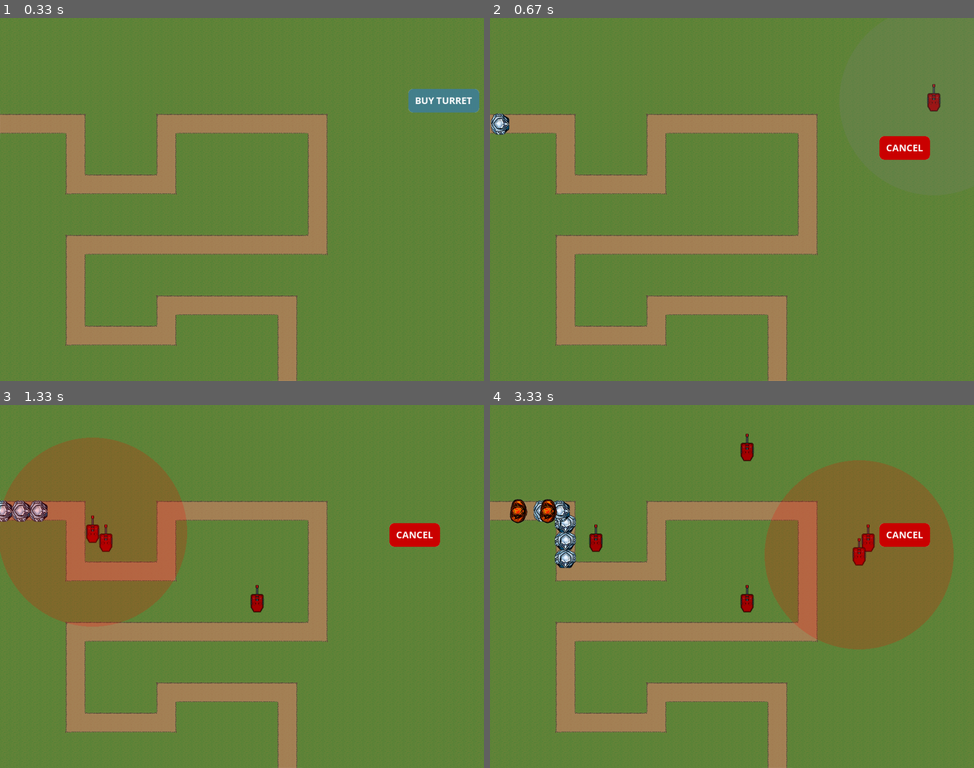
Above: before the commit, frames 1-4 (two rows, left to right).
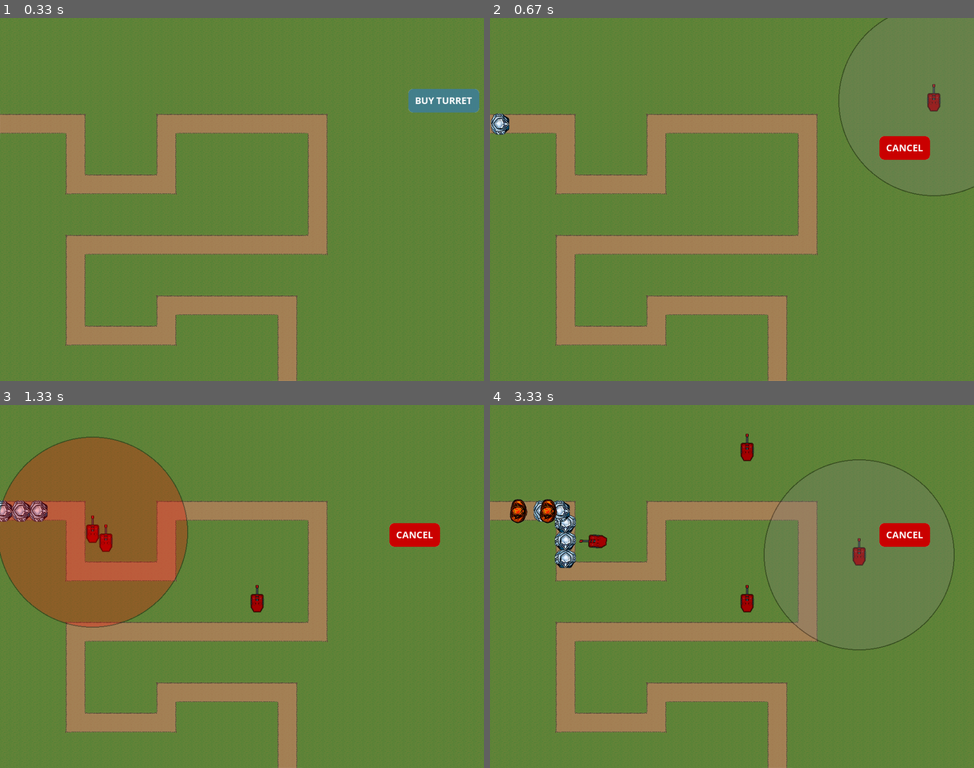
Above: after the commit, the same moments.

Repository: peter5454/PyGame
Game: pygame game, started from main.py
Two runs of this game, one before a commit and one after it. Both use one fixed random seed, a clock stepped at 60 frames per second and the inputs below.
Inputs (mouse positions are in pixels of both pictures, inside the frame that each line leads up to):
- Up to frame 1 (0.33 s): no input
- Up to frame 2 (0.67 s): click (935, 101) at 0.38 s
- Up to frame 3 (1.33 s): click (246, 611) at 0.72 s; click (91, 532) at 1.05 s
- Up to frame 4 (3.33 s): click (790, 619) at 1.38 s; click (741, 463) at 1.72 s; click (707, 680) at 2.05 s; click (717, 524) at 2.38 s; click (664, 510) at 2.72 s; click (857, 553) at 3.05 s

Frame 1 is identical in both runs. In frame 2, 0.2% of the frame differs, in the area x 72-100%, y 0-50%; in frame 3, 0.3%; in frame 4, 16%, in the area x 18-96%, y 14-68%.

Commit message:
Finished the turret aiming and shooting

Diff:
--- a/main.py
+++ b/main.py
@@ -20,7 +20,7 @@
 #game variables
 last_enemy_spawn = pg.time.get_ticks()
 placing_turrets = False
-
+selected_turret = None
 
 #load images
 #map
@@ -57,11 +57,16 @@
 def distance(point1, point2):
   return mt.sqrt(((point1[0] - point2[0]) ** 2)+  (point1[1] - point2[1]) **2) #calculate euclidian distance
 
-def draw_circ(R,G,B,Size):
+def draw_circ(R,G,B,Size,location):
   transparent_surface = pg.Surface((c.SCREEN_WIDTH, c.SCREEN_HEIGHT), pg.SRCALPHA)
   transparent_surface.fill((0, 0, 0, 0))
-  pg.draw.circle(transparent_surface, (R, G, B, 50), cursor_pos, Size)
+  pg.draw.circle(transparent_surface, (0, 0, 0, 100), location, Size + 2)
+  pg.draw.circle(transparent_surface, (R, G, B, 70), location, Size)
   screen.blit(transparent_surface, (0, 0))
+
+def clear_selected():
+  for turret in turret_group:
+    turret.selected = False
 
 def create_turret(mouse_pos):
   #close = False
@@ -70,16 +75,17 @@
   #calculate the sequential number of the tile
   mouse_tile_num = (mouse_tile_y * c.COLS) + mouse_tile_x
   #check if that tile is grass
-  if world.tile_map[mouse_tile_num] == 18:
+  if mouse_pos[0] < c.SCREEN_WIDTH - c.SIDE_PANEL: #check if mouse is not on side panel
+    if world.tile_map[mouse_tile_num] == 18:
     #check that there isn't already a turret there
-    space_is_free = True
-    for turret in turret_group:
-      if (mouse_tile_x, mouse_tile_y) == (turret.tile_x, turret.tile_y):
-        space_is_free = False
+      space_is_free = True
+      for turret in turret_group:
+        if (mouse_tile_x, mouse_tile_y) == (turret.tile_x, turret.tile_y):
+          space_is_free = False
       #if it is a free space then create turret
-    if space_is_free == True:
-      new_turret = Turret(cursor_turret, mouse_tile_x, mouse_tile_y)
-      turret_group.add(new_turret)
+      if space_is_free == True:
+        new_turret = Turret(cursor_turret, mouse_tile_x, mouse_tile_y)
+        turret_group.add(new_turret)
       """
       close = overlapping_turrets(mouse_pos)
       if close == False:
@@ -95,9 +101,10 @@
   #calculate the sequential number of the tile
   mouse_tile_num = (mouse_tile_y * c.COLS) + mouse_tile_x
   #check if that tile is grass
+
   if world.tile_map[mouse_tile_num] != 18:
     return True
-  #chek if mouse tile is occupied
+  #check if mouse tile is occupied
   for turret in turret_group:
     if (mouse_tile_x, mouse_tile_y) == (turret.tile_x, turret.tile_y):
       return True
@@ -114,6 +121,13 @@
   return False
   """
 
+def select_turret(mouse_pos):
+  mouse_tile_x = mouse_pos[0] // c.TILE_SIZE
+  mouse_tile_y = mouse_pos[1] // c.TILE_SIZE
+  for turret in turret_group:
+    if (mouse_tile_x, mouse_tile_y) == (turret.tile_x, turret.tile_y):
+      print (turret)
+      return turret
 
 #game loop
 run = True
@@ -127,6 +141,10 @@
 
   #update groups
   enemy_group.update()
+  turret_group.update(enemy_group)
+
+  if selected_turret:
+    selected_turret.selected = True
 
 
   #####################
@@ -143,7 +161,8 @@
 
   #draw groups
   enemy_group.draw(screen)
-  turret_group.draw(screen)
+  for turret in turret_group:
+    turret.draw(screen)
 
   #spawn enemies
   if pg.time.get_ticks() - last_enemy_spawn > c.SPAWN_COOLDOWN:
@@ -155,6 +174,9 @@
       last_enemy_spawn = pg.time.get_ticks()
 
   if placing_turrets == False:
+    if selected_turret:
+      selected_turret.selected = True
+      draw_circ(200,200,200,selected_turret.range,(selected_turret.x, selected_turret.y))
     if turret_button.draw(screen):
       placing_turrets = True
 
@@ -165,9 +187,9 @@
     screen.blit(cursor_turret, cursort_rect)
 
     if tile_occupied(cursor_pos):
-      draw_circ(255,0,0,200)
+      draw_circ(255,0,0,200,cursor_pos)
     else:
-      draw_circ(128,128,128,200)
+      draw_circ(128,128,128,200,cursor_pos)
 
 
     if cancel_button.draw(screen):
@@ -183,11 +205,14 @@
       mouse_pos = pg.mouse.get_pos()
       #check if mouse is on the game area
       if mouse_pos[0] < c.SCREEN_WIDTH and mouse_pos[1] < c.SCREEN_HEIGHT:
-
+        selected_turret = None
+        clear_selected()
         if placing_turrets == True:
           place_turret = create_turret(mouse_pos)
           if place_turret:
             placing_turrets = False
+        if placing_turrets == False:
+          selected_turret = select_turret(mouse_pos)
 
 
   #update display
--- a/turrets.py
+++ b/turrets.py
@@ -1,5 +1,6 @@
 import pygame as pg
 import constants as c
+import math as math
 
 class Turret(pg.sprite.Sprite):
     def __init__(self,image,tile_x,tile_y):
@@ -10,7 +11,49 @@
         #calculate center coordinates
         self.x = (self.tile_x + 0.5) * c.TILE_SIZE
         self.y = (self.tile_y + 0.5) * c.TILE_SIZE
+        self.original_image = image
+        self.image = image
 
-        self.image = image
         self.rect = self.image.get_rect()
         self.rect.center = (self.x, self.y)
+
+
+        self.range = 90
+        self.angle = 0
+        self.selected = False
+        self.target = None
+        self.cooldown = 1500
+        self.last_shot = pg.time.get_ticks()
+
+    def update (self, enemy_group):
+        if pg.time.get_ticks() - self.last_shot >self.cooldown:
+            self.pick_target(enemy_group)
+            if self.target:
+                print (self.angle)
+
+
+    def pick_target(self, enemy_group):
+        closest_enemy = None
+        closest_distance = self.range
+        for enemy in enemy_group:
+            x_dist = enemy.pos[0] - self.x
+            y_dist = enemy.pos[1] - self.y
+            dist = (x_dist ** 2 + y_dist ** 2) ** 0.5
+            if dist < closest_distance:
+                closest_distance = dist
+                closest_enemy = enemy
+        self.target = closest_enemy
+
+        if self.target:
+            x_dist = self.target.pos[0] - self.x
+            y_dist = self.target.pos[1] - self.y
+            self.angle = math.degrees(math.atan2(-y_dist, x_dist))
+            self.rotate_image()
+
+    def rotate_image(self):
+        """ Rotate the image to face the target """
+        self.image = pg.transform.rotate(self.original_image, self.angle-90)
+        self.rect = self.image.get_rect(center=(self.x, self.y))
+
+    def draw(self, surface):
+        surface.blit(self.image, self.rect)
